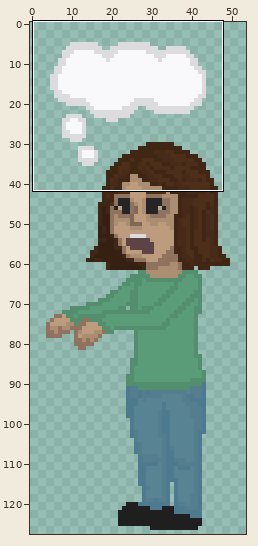
A pixel-art file gets an edit: assets_raw/customer.aseprite. Above: a wide view before the commit, with the close-up outlined.
Close-up. Earlier state:
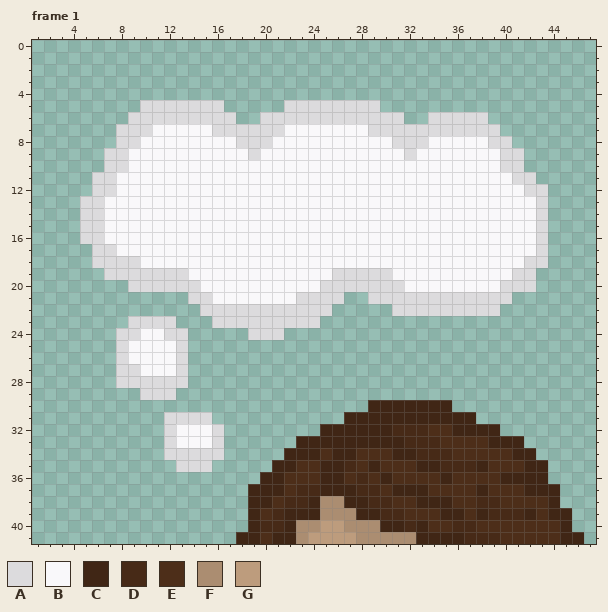
64x128 pixels, 1 frame. Colours within 5 levels of each other are drawn and written as one. Shown: frame 1: x 1..47, y 0..41. The wide view leaves out empty margins. The commit also changed other frames or places, which this record leaves out.
Visible layers, top first: "order bubble", "Layer 3".
Palette (. is transparent): A #dcdbdd  B #f9f8fa  C #402615  D #472a17  E #4d2e19  F #ab8d71  G #bd9c7d
Pixels before, frame 1, first column x 5:
 5 .....AAAAAAA.....AAAAAAAA.................
 6 ....AAAAAAAAA..AAAAAAAAAAAA..AAAAA........
 7 ...AAABBBBBAAAAAABBBBBBBAAAAAAAAAAA.......
 8 ...AABBBBBBBBAAABBBBBBBBBBAAABBBBBAA......
 9 ..AABBBBBBBBBBABBBBBBBBBBBBABBBBBBBAA.....
10 ..AABBBBBBBBBBBBBBBBBBBBBBBBBBBBBBBAA.....
11 .AABBBBBBBBBBBBBBBBBBBBBBBBBBBBBBBBBAA....
12 .AABBBBBBBBBBBBBBBBBBBBBBBBBBBBBBBBBBAA...
13 AABBBBBBBBBBBBBBBBBBBBBBBBBBBBBBBBBBBBA...
14 AABBBBBBBBBBBBBBBBBBBBBBBBBBBBBBBBBBBBA...
15 AABBBBBBBBBBBBBBBBBBBBBBBBBBBBBBBBBBBBA...
16 AABBBBBBBBBBBBBBBBBBBBBBBBBBBBBBBBBBBBA...
17 .AABBBBBBBBBBBBBBBBBBBBBBBBBBBBBBBBBBBA...
18 .AAAABBBBBBBBBBBBBBBBBBBBBBBBBBBBBBBBAA...
19 ..AAAAAAABBBBBBBBBBBBAAAAABBBBBBBBBBAA....
20 ....AAAAAABBBBBBBBBBAAAAAAABBBBBBBBAAA....
21 .........AABBBBBBBAAAA..AAAAAAAAAAAA......
22 ..........AAAAAAAAAAA.....AAAAAAAAA.......
23 ....AAAA...AAAAAAAAA......................
24 ...AABBAA.....AAA.........................
25 ...ABBBBA.................................
26 ...ABBBBA.................................
27 ...AABBBA.................................
28 ...AAAAAA.................................
29 .....AAA..................................
30 ........................CCCCCCC...........
31 .......AAAA...........CCCCCCCCCCC.........
32 .......ABBBA........CCCCCCDDDEECCCC.......
33 .......ABBBA......CCCCCCCCCDDDEEEECCC.....
34 .......AAAAA.....CCCECCEEECCDDDEEEEECC....
35 ........AAA.....CCEECCDECEEECCDDDCEEECC...
36 ...............CCEEECCEDECEEEECEEEECCCC...
37 ..............CCCEDDCCCDDECCCEEEECEEECCC..
38 ..............CCEDDCFFCCDDEECCCEEDDEEEEC..
39 ..............CEDCCCFFFCCDDEEECCECDDDCECC.
40 ..............CDDCFFGGFFFCCDCEEDDEEEEEEEC.
41 .............CCECCFGGGGFFFFFCCCCDDDEEEEECC
And afterwards:
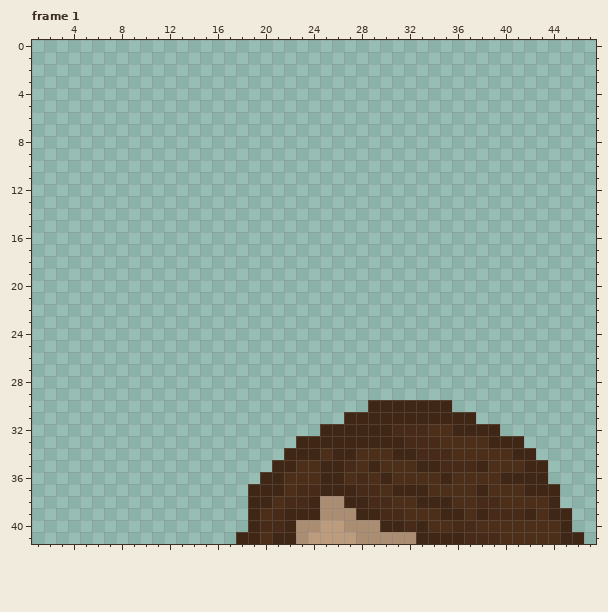
From old to new:
layer "order bubble" now hidden
Frame 1:
The author cleared colour A in row 5 at x 10 to 16 and 22 to 29; in row 6 at x 9 to 17, 20 to 31 and 34 to 38; in row 7 at x 8 to 10, 16 to 21 and 29 to 39; in row 8 at x 8 to 9, 18 to 20, 31 to 33 and 39 to 40; in row 9 at x 7 to 8, 19, 32 and 40 to 41; in row 10 at x 7 to 8 and 40 to 41.
The author cleared colour A in row 11 at x 6 to 7 and 41 to 42; in row 12 at x 6 to 7 and 42 to 43; in rows 13 to 16 at x 5 to 6 and 43; in row 17 at x 6 to 7 and 43; in row 18 at x 6 to 9 and 42 to 43; in row 19 at x 7 to 13, 26 to 30 and 41 to 42.
The author cleared colour A in row 20 at x 9 to 14, 25 to 31 and 40 to 42; in row 21 at x 14 to 15, 23 to 26 and 29 to 40; in row 22 at x 15 to 25 and 31 to 39; in row 23 at x 9 to 12 and 16 to 24; in row 24 at x 8 to 9, 12 to 13 and 19 to 21; in rows 25 to 26 at x 8 and 13.
The author cleared colour A in row 27 at x 8 to 9 and 13; in row 28 at x 8 to 13; in row 29 at x 10 to 12; in row 31 at x 12 to 15; in rows 32 to 33 at x 12 and 16; in row 34 at x 12 to 16.
The author cleared colour A in row 35 at x 13 to 15.
The author cleared colour B in row 7 at x 11 to 15 and 22 to 28; in row 8 at x 10 to 17, 21 to 30 and 34 to 38; in row 9 at x 9 to 18, 20 to 31 and 33 to 39; in row 10 at x 9 to 39; in row 11 at x 8 to 40; in row 12 at x 8 to 41.
The author cleared colour B in rows 13 to 16 at x 7 to 42; in row 17 at x 8 to 42; in row 18 at x 10 to 41; in row 19 at x 14 to 25 and 31 to 40; in row 20 at x 15 to 24 and 32 to 39; in row 21 at x 16 to 22.
The author cleared colour B in row 24 at x 10 to 11; in rows 25 to 26 at x 9 to 12; in row 27 at x 10 to 12; in rows 32 to 33 at x 13 to 15.
Changed places in both close-ups, as pixel boxes (x1, y1, x2, y2):
erased: (80, 100, 548, 472)
